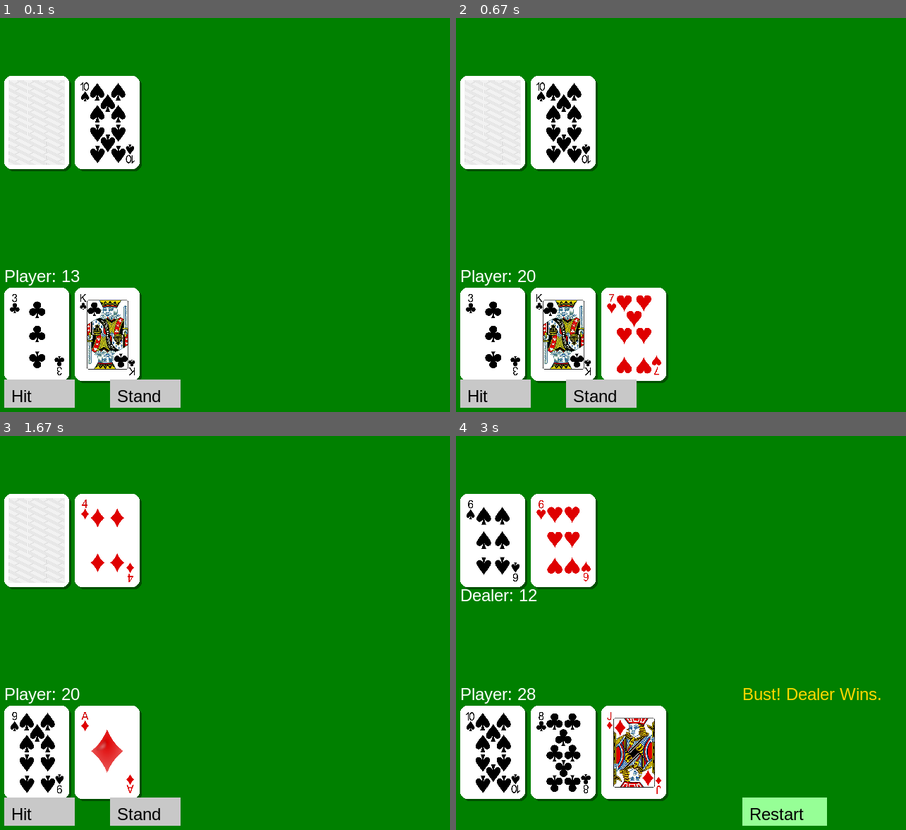
Above: before the commit, frames 1-4 (two rows, left to right).
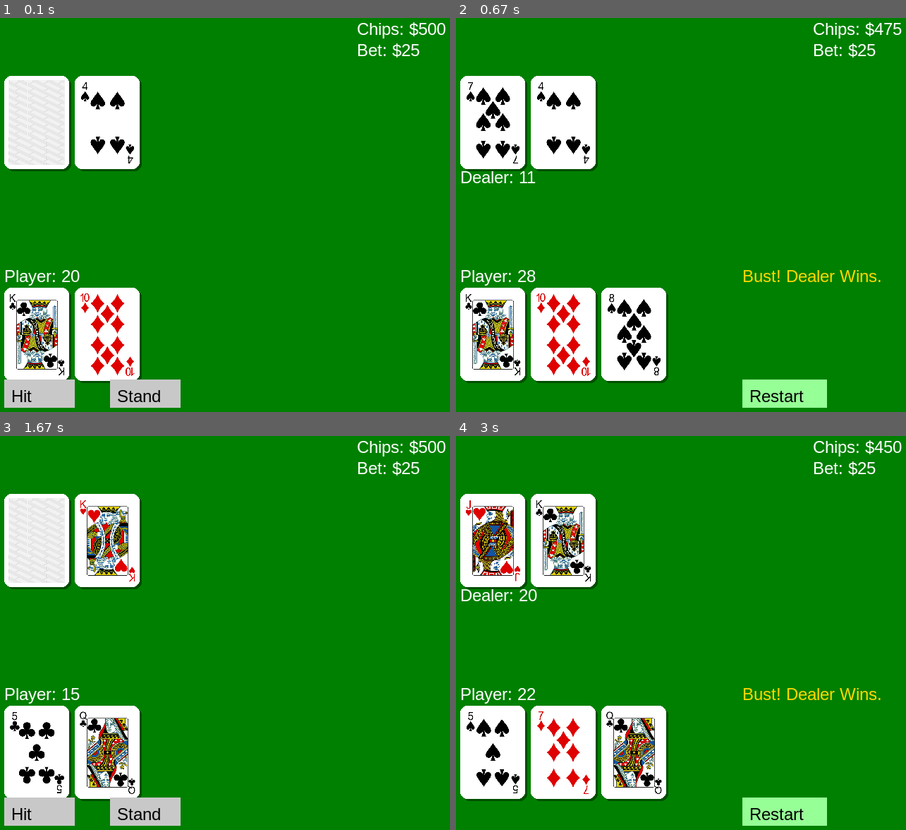
Above: after the commit, the same moments.

Repository: NathanGr33n/blackjack_pygame
Game: pygame game, started from main.py
The game is run twice, just before and just after one commit, with the same random seed, the same clock (stepped at 60 frames per second) and the same inputs.
Inputs (mouse positions are in pixels of both pictures, inside the frame that each line leads up to):
- Up to frame 1 (0.1 s): no input
- Up to frame 2 (0.67 s): click "Hit" at 0.38 s
- Up to frame 3 (1.67 s): click (328, 810) at 0.72 s, where only the run after the commit has a clickable "Restart"; click "Stand" at 1.05 s; click "Restart" at 1.38 s
- Up to frame 4 (3 s): click "Stand" at 1.72 s; click "Restart" at 2.05 s; click "Hit" at 2.38 s

The runs differ from the first frame. In frame 1, 4.1% of the frame differs, in the area x 2-100%, y 1-91%; in frame 2, 10%, in the area x 0-100%, y 1-99%; in frame 3, 4.1%; in frame 4, 6.7%.

Commit message:
implemented fixed betting and chip counter system

Diff:
--- a/deck.py
+++ b/deck.py
@@ -2,39 +2,37 @@
 # NathanGr33n
 # June 20, 2025
 
-#-------------Import Libraries-------------
 import random  # Used to shuffle the deck
-import os      # Used for file path construction
+import os      # Used for file path operations
 
-
-#------------Define Suits and Ranks--------------
+# Suits and ranks used in a standard deck
 SUITS = ['hearts', 'diamonds', 'clubs', 'spades']
 RANKS = ['2', '3', '4', '5', '6', '7', '8', '9', '10', 'jack', 'queen', 'king', 'ace']
 
-# Card class to represent a single card
+# Represents a single playing card
 class Card:
     def __init__(self, suit, rank):
-        self.suit = suit                     # e.g., "hearts"
-        self.rank = rank                     # e.g., "queen"
-        # Build image path for this card using PNGs
+        self.suit = suit  # e.g., "hearts"
+        self.rank = rank  # e.g., "queen"
+        # Create the path to the image file for this card
         self.image_path = os.path.join("assets", "cards", "png", f"{rank}_of_{suit}.png")
 
-    # Determine the blackjack values of Cards
     def value(self):
+        """Returns the blackjack value of the card"""
         if self.rank in ['jack', 'queen', 'king']:
-            return 10     # Face cards are worth 10
+            return 10
         elif self.rank == 'ace':
-            return 11     # Aces start as 11 (can convert to 1)
+            return 11
         else:
-            return int(self.rank)  # Number cards have face value
+            return int(self.rank)
 
-# Deck class to represent a shuffled deck of 52 cards
+# Represents a full 52-card deck
 class Deck:
     def __init__(self):
-        # Create all 52 cards (4 suits × 13 ranks)
+        # Build the deck as a list of Card objects (one for each combination)
         self.cards = [Card(suit, rank) for suit in SUITS for rank in RANKS]
-        random.shuffle(self.cards)  # Shuffle the deck
+        random.shuffle(self.cards)  # Shuffle the deck randomly
 
     def deal(self):
-        # Remove and return the top card, if any remain
+        """Deals (removes and returns) the top card from the deck"""
         return self.cards.pop() if self.cards else None
--- a/main.py
+++ b/main.py
@@ -3,151 +3,183 @@
 # June 20, 2025
 
 # --------- Library Imports ---------
-import pygame                     # Game engine
-import sys                        # System functions
-import os                         # File path handling
-from deck import Deck             # Import the Deck class from deck.py
+import pygame                 # Imports the Pygame library for game development
+import sys                    # Imports system-specific parameters and functions
+import os                     # Imports functions for interacting with the file system
+from deck import Deck         # Imports the custom Deck class from deck.py
 
-# --------- Game Setup ---------
-pygame.init()                     # Initialize Pygame
-WIDTH, HEIGHT = 800, 600          # Window dimensions
-screen = pygame.display.set_mode((WIDTH, HEIGHT))  # Create the game window
-pygame.display.set_caption("Blackjack")            # Set the window title
-font = pygame.font.SysFont("Arial", 24)            # Define font for text
+# --------- Game Window Setup ---------
+pygame.init()                 # Initializes all imported Pygame modules
+WIDTH, HEIGHT = 800, 600      # Sets the width and height of the game window
+screen = pygame.display.set_mode((WIDTH, HEIGHT))  # Creates the game window with specified size
+pygame.display.set_caption("Blackjack")            # Sets the title of the window
+font = pygame.font.SysFont("Arial", 24)            # Defines the font used for displaying text
 
 # --------- Load Card Back Image ---------
-card_back = pygame.image.load(os.path.join("assets", "cards", "png", "back.png")).convert_alpha()  # Load back of card
-card_back = pygame.transform.scale(card_back, (80, 120))  # Scale card back to desired size
+card_back = pygame.image.load(os.path.join("assets", "cards", "png", "back.png")).convert_alpha()  # Loads the card back image
+card_back = pygame.transform.scale(card_back, (80, 120))  # Resizes the card back image
 
-# --------- Load a PNG Card ---------
+# --------- Load and Scale Card Images ---------
 def load_png_card(path, size=(80, 120)):
+    """Loads a PNG card image and scales it to the specified size"""
     try:
-        image = pygame.image.load(path).convert_alpha()  # Load and convert image with alpha transparency
-        return pygame.transform.scale(image, size)       # Scale to standard card size
+        image = pygame.image.load(path).convert_alpha()  # Load image with transparency support
+        return pygame.transform.scale(image, size)       # Resize the image
     except Exception as e:
         print(f"Error loading PNG '{path}': {e}")         # Print error if loading fails
         return None
 
 # --------- Draw a Card with Border and Shadow ---------
 def draw_card_with_border(card_surface, x, y, card_size=(80, 120), border_thickness=6):
+    """Draws a card image with a white frame and shadow effect"""
     if card_surface is None:
         return
-    width = card_size[0] + 2 * border_thickness      # Full card width with border
-    height = card_size[1] + 2 * border_thickness     # Full card height with border
-    shadow = pygame.Surface((width, height), pygame.SRCALPHA)  # Create transparent surface for shadow
-    pygame.draw.rect(shadow, (0, 0, 0, 100), shadow.get_rect(), border_radius=10)  # Draw translucent shadow
-    screen.blit(shadow, (x + 3, y + 3))               # Offset to simulate drop shadow
-    frame = pygame.Surface((width, height), pygame.SRCALPHA)   # Create frame surface
-    pygame.draw.rect(frame, (255, 255, 255), frame.get_rect(), border_radius=10)  # Draw white rounded rectangle
-    screen.blit(frame, (x, y))                        # Draw frame behind card
-    screen.blit(card_surface, (x + border_thickness, y + border_thickness))  # Draw actual card
+    width = card_size[0] + 2 * border_thickness
+    height = card_size[1] + 2 * border_thickness
+
+    # Draw shadow
+    shadow = pygame.Surface((width, height), pygame.SRCALPHA)
+    pygame.draw.rect(shadow, (0, 0, 0, 100), shadow.get_rect(), border_radius=10)
+    screen.blit(shadow, (x + 3, y + 3))
+
+    # Draw white border
+    frame = pygame.Surface((width, height), pygame.SRCALPHA)
+    pygame.draw.rect(frame, (255, 255, 255), frame.get_rect(), border_radius=10)
+    screen.blit(frame, (x, y))
+
+    # Draw actual card image
+    screen.blit(card_surface, (x + border_thickness, y + border_thickness))
 
 # --------- Draw a Hand of Cards ---------
 def draw_hand(hand, y, hide_first=False):
+    """Draws a player's or dealer's hand of cards"""
     for i, card in enumerate(hand):
-        x = 100 + i * 100  # Set card X position with spacing
+        x = 100 + i * 100
         if hide_first and i == 0:
-            draw_card_with_border(card_back, x, y)  # Use card back for first card
+            draw_card_with_border(card_back, x, y)  # Draw card back for hidden dealer card
         else:
-            card_surface = load_png_card(card.image_path)  # Load card face
-            draw_card_with_border(card_surface, x, y)       # Draw it
+            card_surface = load_png_card(card.image_path)
+            draw_card_with_border(card_surface, x, y)
 
-# --------- Calculate Hand Value ---------
+# --------- Calculate Total Hand Value ---------
 def calculate_hand_value(hand):
+    """Calculates the value of a blackjack hand, adjusting for aces"""
     value = 0
     aces = 0
     for card in hand:
-        val = card.value()     # Get card value
+        val = card.value()
         value += val
         if card.rank == 'ace':
-            aces += 1          # Count aces
+            aces += 1
     while value > 21 and aces > 0:
-        value -= 10            # Convert ace from 11 to 1 if needed
+        value -= 10  # Convert ace from 11 to 1 if needed
         aces -= 1
     return value
 
-# --------- Draw Text on Screen ---------
+# --------- Draw Text ---------
 def draw_text(text, x, y, color=(255, 255, 255)):
-    surface = font.render(text, True, color)  # Render text surface
-    screen.blit(surface, (x, y))              # Blit to screen
+    """Displays text on screen"""
+    surface = font.render(text, True, color)
+    screen.blit(surface, (x, y))
 
 # --------- Draw a Button ---------
 def draw_button(text, rect, color, text_color=(0, 0, 0)):
-    pygame.draw.rect(screen, color, rect)                    # Draw button rectangle
-    draw_text(text, rect[0] + 10, rect[1] + 10, text_color)   # Draw label text
+    """Draws a clickable button with label text"""
+    pygame.draw.rect(screen, color, rect)
+    draw_text(text, rect[0] + 10, rect[1] + 10, text_color)
 
 # --------- Reset Game State ---------
 def reset_game():
-    global deck, player_hand, dealer_hand, player_turn, game_over, winner
-    deck = Deck()                               # Create a new shuffled deck
-    player_hand = [deck.deal(), deck.deal()]    # Deal two cards to player
-    dealer_hand = [deck.deal(), deck.deal()]    # Deal two cards to dealer
-    player_turn = True                          # Start with player's turn
-    game_over = False                           # Not over yet
-    winner = ""                                 # No winner yet
+    """Starts a new round and deals fresh cards"""
+    global deck, player_hand, dealer_hand, player_turn, game_over, winner, player_bet
+    deck = Deck()
+    player_hand = [deck.deal(), deck.deal()]
+    dealer_hand = [deck.deal(), deck.deal()]
+    player_turn = True
+    game_over = False
+    winner = ""
+    player_bet = 25  # Set default bet
 
-# --------- Initialize First Game ---------
+# --------- Chip Setup ---------
+player_chips = 500  # Player's starting chip balance
+player_bet = 25     # Default bet for each round
+
+# --------- First Game Setup ---------
 reset_game()
 
-# --------- Define Button Rectangles ---------
+# --------- Define Button Areas ---------
 hit_button = pygame.Rect(100, 530, 100, 40)
 stand_button = pygame.Rect(250, 530, 100, 40)
 restart_button = pygame.Rect(500, 530, 120, 40)
 
-# --------- Game Loop ---------
+# --------- Main Game Loop ---------
 running = True
 while running:
-    screen.fill((0, 128, 0))  # Fill screen with green (felt table color)
+    screen.fill((0, 128, 0))  # Green table background
 
-    draw_hand(player_hand, 400)                         # Draw player hand
-    draw_hand(dealer_hand, 100, hide_first=(player_turn and not game_over))  # Hide dealer's first card during player turn
+    # Draw hands
+    draw_hand(player_hand, 400)
+    draw_hand(dealer_hand, 100, hide_first=(player_turn and not game_over))
 
-    player_value = calculate_hand_value(player_hand)    # Calculate player's total
-    dealer_value = calculate_hand_value(dealer_hand if not player_turn else dealer_hand[1:])  # Dealer value (hides one card)
+    # Calculate and show scores
+    player_value = calculate_hand_value(player_hand)
+    dealer_value = calculate_hand_value(dealer_hand if not player_turn else dealer_hand[1:])
+    draw_text(f"Player: {player_value}", 100, 370)
+    if not player_turn or game_over:
+        draw_text(f"Dealer: {calculate_hand_value(dealer_hand)}", 100, 230)
 
-    draw_text(f"Player: {player_value}", 100, 370)      # Show player score
-    if not player_turn or game_over:
-        draw_text(f"Dealer: {calculate_hand_value(dealer_hand)}", 100, 230)  # Show full dealer score
+    # Draw chip info
+    draw_text(f"Chips: ${player_chips}", 600, 20)
+    draw_text(f"Bet: ${player_bet}", 600, 50)
 
+    # Show winner message and restart button
     if game_over:
-        draw_text(winner, 500, 370, (255, 215, 0))       # Display result
-        draw_button("Restart", restart_button, (150, 255, 150))  # Show restart button
+        draw_text(winner, 500, 370, (255, 215, 0))
+        draw_button("Restart", restart_button, (150, 255, 150))
 
+    # Show hit/stand buttons if game is still active
     if player_turn and not game_over:
-        draw_button("Hit", hit_button, (200, 200, 200))    # Hit button
-        draw_button("Stand", stand_button, (200, 200, 200))  # Stand button
+        draw_button("Hit", hit_button, (200, 200, 200))
+        draw_button("Stand", stand_button, (200, 200, 200))
 
+    # Handle button clicks
     for event in pygame.event.get():
         if event.type == pygame.QUIT:
-            running = False  # Exit the game
+            running = False  # Exit game
+
         elif event.type == pygame.MOUSEBUTTONDOWN:
-            # Player clicks during active round
             if player_turn and not game_over:
                 if hit_button.collidepoint(event.pos):
-                    player_hand.append(deck.deal())        # Deal new card
-                    player_value = calculate_hand_value(player_hand)
-                    if player_value > 21: # Player Busts (Player's hand value is greater than 21)
+                    player_hand.append(deck.deal())  # Deal card to player
+                    if calculate_hand_value(player_hand) > 21:
                         game_over = True
                         player_turn = False
                         winner = "Bust! Dealer Wins."
+                        player_chips -= player_bet
                 elif stand_button.collidepoint(event.pos):
                     player_turn = False
                     while calculate_hand_value(dealer_hand) < 17:
-                        dealer_hand.append(deck.deal())    # Dealer draws
+                        dealer_hand.append(deck.deal())  # Dealer hits until 17+
                     dealer_value = calculate_hand_value(dealer_hand)
                     player_value = calculate_hand_value(player_hand)
                     game_over = True
-                    if dealer_value > 21 or player_value > dealer_value: #Player Wins (Dealer Busts or Player's hand > Dealers hand)
+                    if dealer_value > 21 or player_value > dealer_value:
                         winner = "Player Wins!"
-                    elif player_value == dealer_value: #Tie Conditions
+                        player_chips += player_bet
+                    elif player_value == dealer_value:
                         winner = "Push! It's a tie."
-                    else: #Dealer's hand > Players hand
+                    else:
                         winner = "Dealer Wins."
+                        player_chips -= player_bet
             elif game_over and restart_button.collidepoint(event.pos):
-                reset_game()  # Restart game if clicked
+                if player_chips >= 25:
+                    reset_game()
+                else:
+                    winner = "You're out of chips!"
 
-    pygame.display.flip()  # Refresh screen
+    # Update screen
+    pygame.display.flip()
 
-# --------- Cleanup on Exit ---------
+# --------- Cleanup ---------
 pygame.quit()
 sys.exit()
